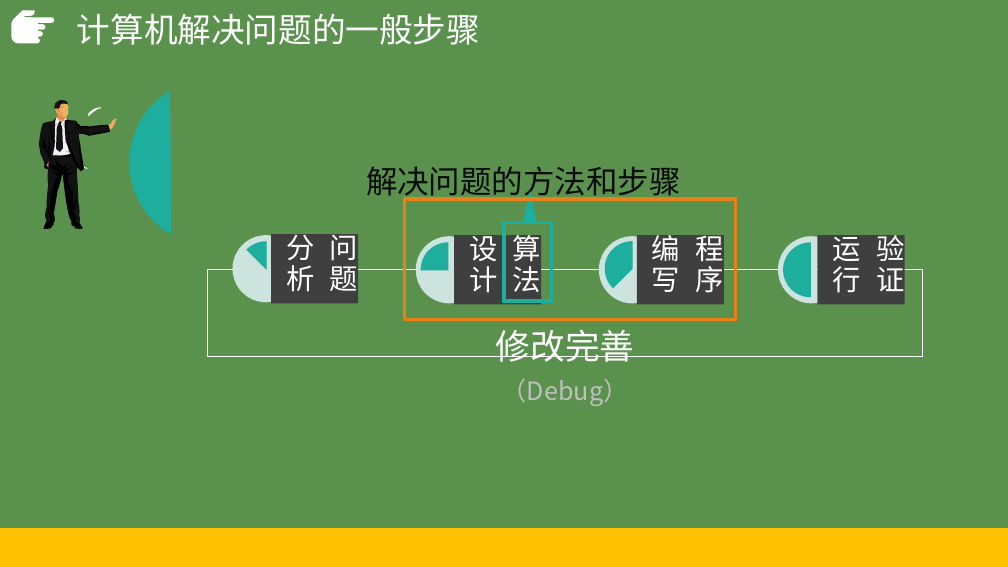
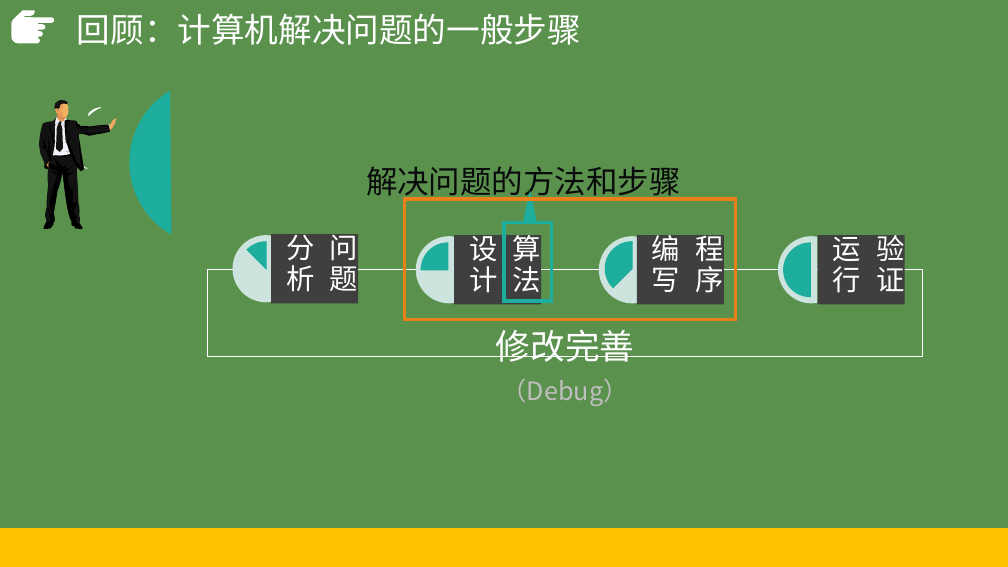
Before and after one commit to hongm32/2020design, a slide deck: slide 2 of 【第09课】枚举算法/【第09课】枚举算法.pptx. Drawn at 1008x567 pixels with LibreOffice and Linux fonts; fonts in the diff are those of the drawing. Boxes give left, top, right and bottom in pixels: in the first picture for what was removed or moved away, otherwise in the second. Text is boxed around its words. In the diff, an @@ line names an element or a change of style, - is before the commit and + after.

```diff
--- a/【第09课】枚举算法/【第09课】枚举算法.pptx
+++ b/【第09课】枚举算法/【第09课】枚举算法.pptx
@@ text at box(77, 13, 581, 45): text changed @@
-计算机解决问题的一般步骤
+回顾：计算机解决问题的一般步骤
```
Also in this commit, not shown: 8 other slides changed, 1 slide added, 8 other files.
